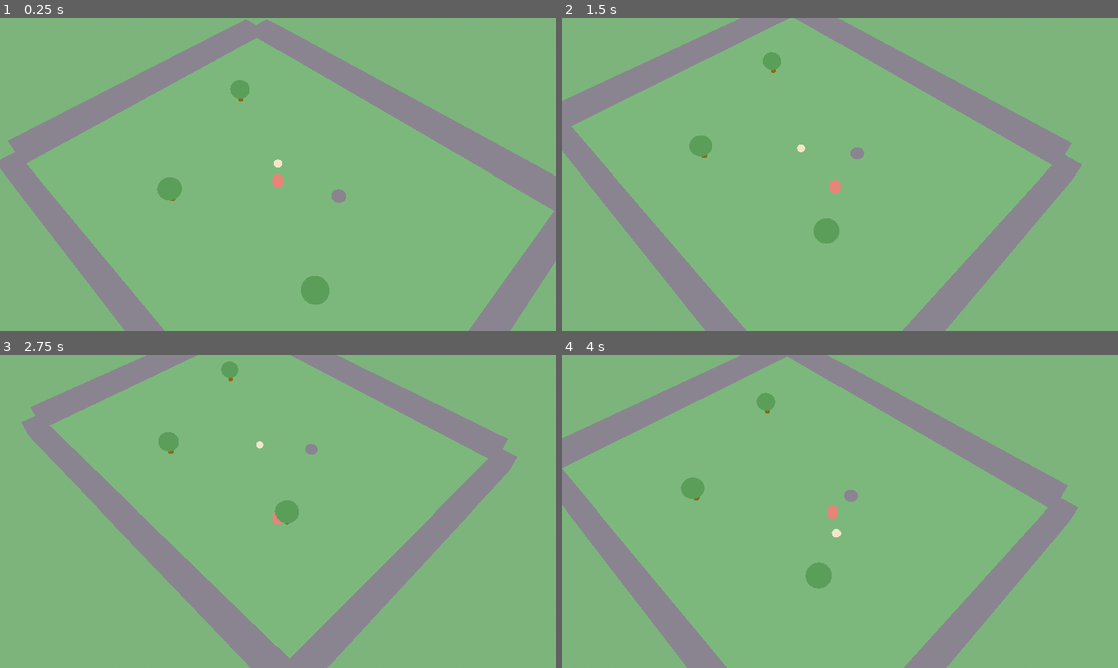
Above: before the commit, frames 1-4 (two rows, left to right).
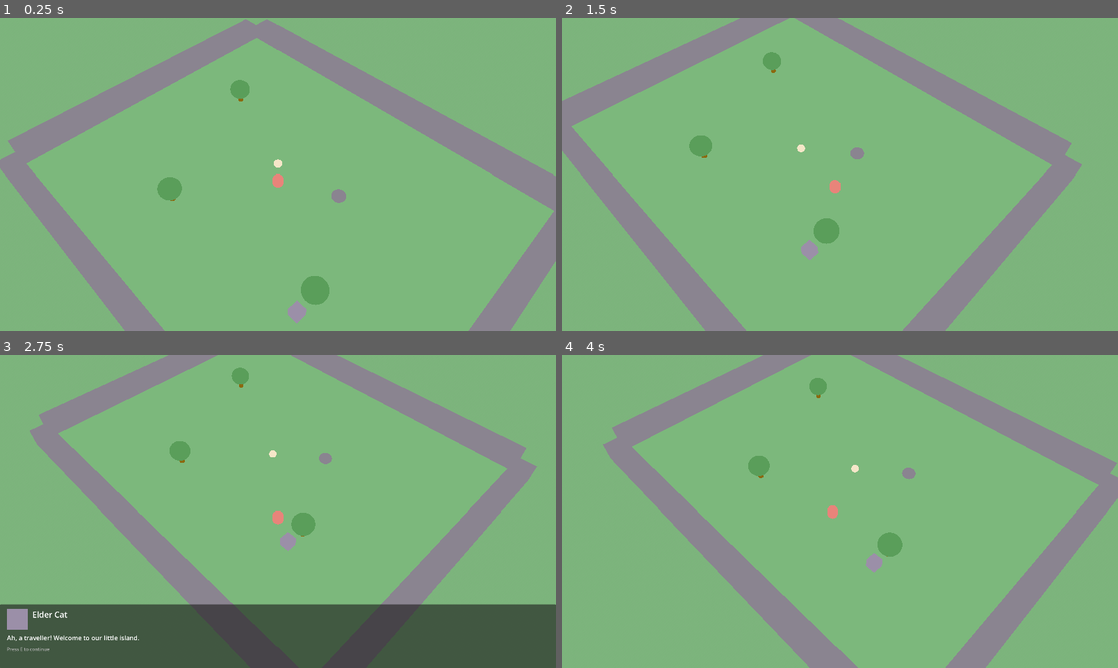
Above: after the commit, the same moments.

Repository: Ig0rFB/whiskerbound
Game: Godot game, scene res://scenes/main.tscn
The game is run twice, just before and just after one commit, with the same random seed, the same clock (stepped at 60 frames per second) and the same inputs.
Inputs:
- Up to frame 1 (0.25 s): no input
- Up to frame 2 (1.5 s): tap Enter at 0.5 s; hold D (move_right) 0.53-1.28 s; tap E (interact) at 0.6, 1.35 s; hold S (move_down) from 1.28 s (still down)
- Up to frame 3 (2.75 s): release S (move_down) at 2.03 s; hold D (move_right) from 2.03 s (still down); tap E (interact) at 2.1 s
- Up to frame 4 (4 s): tap E (interact) at 2.75, 2.85, 3.5, 3.6 s; release D (move_right) at 2.78 s; hold W (move_up) 2.78-3.53 s; hold A (move_left) from 3.53 s (still down)

The runs differ from the first frame. In frame 1, 0.2% of the frame differs, in the area x 51-56%, y 90-98%; in frame 2, 0.1%; in frame 3, 29%, in the area x 0-100%, y 0-100%; in frame 4, 28%.

Commit message:
M4: Elder Cat NPC interaction and dialogue UI.
Adds dialogue data, interact range checks, Elder Cat in village_green,
dialogue box with line advance/dismiss, interact prompt, and player facing.

Co-authored-by: Cursor <cursoragent@cursor.com>

Diff:
--- a/autoloads/game_state.gd
+++ b/autoloads/game_state.gd
@@ -15,5 +15,9 @@
 var collision_grid: CollisionGrid = null
 var pathfinder: AStarGrid2D = null
 var companion: Node3D = null
+var npcs: Array = []
 var show_collision_debug: bool = false
+var dialogue_npc: Node3D = null
+var dialogue_id: int = -1
+var dialogue_line: int = 0
 var quest_flags: Dictionary = {}
--- /dev/null
+++ b/core/dialogue_data.gd
@@ -0,0 +1,43 @@
+class_name DialogueData
+## Hardcoded dialogue lines for V1 (ported from 2D prototype dialogue.odin).
+
+const ELDER_CAT_LINES: Array[String] = [
+	"Ah, a traveller! Welcome to our little island.",
+	"My old bones remember when every corner had a cat napping in the sun.",
+	"Seek them out — they each have a story worth hearing.",
+]
+
+
+static func dialogue_id_for_npc(npc_id: String) -> int:
+	match npc_id:
+		"elder_cat":
+			return 0
+		_:
+			return -1
+
+
+static func speaker_name(dialogue_id: int) -> String:
+	match dialogue_id:
+		0:
+			return "Elder Cat"
+		_:
+			return "???"
+
+
+static func line_count(dialogue_id: int) -> int:
+	return lines_for_id(dialogue_id).size()
+
+
+static func get_line(dialogue_id: int, line_index: int) -> String:
+	var lines := lines_for_id(dialogue_id)
+	if line_index < 0 or line_index >= lines.size():
+		return ""
+	return lines[line_index]
+
+
+static func lines_for_id(dialogue_id: int) -> Array[String]:
+	match dialogue_id:
+		0:
+			return ELDER_CAT_LINES
+		_:
+			return []
--- /dev/null
+++ b/core/interaction.gd
@@ -0,0 +1,25 @@
+class_name InteractionLogic
+## NPC proximity queries — pure logic (ported from 2D prototype interaction.odin).
+
+const INTERACT_RADIUS := 1.5
+
+
+static func find_nearest_npc(player_feet: Vector2, npcs: Array) -> Node3D:
+	var best: Node3D = null
+	var radius_sq := INTERACT_RADIUS * INTERACT_RADIUS
+	var best_dist_sq := radius_sq + 1.0
+
+	for npc in npcs:
+		if npc == null or not is_instance_valid(npc):
+			continue
+		var npc_feet := Vector2(npc.global_position.x, npc.global_position.z)
+		var dist_sq := player_feet.distance_squared_to(npc_feet)
+		if dist_sq <= radius_sq and dist_sq < best_dist_sq:
+			best_dist_sq = dist_sq
+			best = npc
+
+	return best
+
+
+static func player_near_npc(player_feet: Vector2, npcs: Array) -> bool:
+	return find_nearest_npc(player_feet, npcs) != null
--- a/input/input_actions.gd
+++ b/input/input_actions.gd
@@ -3,6 +3,7 @@
 
 var move_vector: Vector2 = Vector2.ZERO
 var toggle_collision_debug_pressed: bool = false
+var interact_pressed: bool = false
 
 
 func poll() -> void:
@@ -18,3 +19,4 @@
 	move_vector = Movement.normalise_input(move_vector)
 
 	toggle_collision_debug_pressed = Input.is_action_just_pressed("toggle_collision_debug")
+	interact_pressed = Input.is_action_just_pressed("interact")
--- a/scenes/areas/village_green.gd
+++ b/scenes/areas/village_green.gd
@@ -22,6 +22,14 @@
 
 func get_collision_grid() -> CollisionGrid:
 	return _collision_grid
+
+
+func get_npcs() -> Array:
+	var result: Array = []
+	if has_node("NPCs"):
+		for child in $NPCs.get_children():
+			result.append(child)
+	return result
 
 
 func _build_collision_grid() -> CollisionGrid:
--- a/scenes/areas/village_green.tscn
+++ b/scenes/areas/village_green.tscn
@@ -1,6 +1,7 @@
-[gd_scene load_steps=4 format=3 uid="uid://d9villagegreen"]
+[gd_scene load_steps=5 format=3 uid="uid://d9villagegreen"]
 
 [ext_resource type="Script" path="res://scenes/areas/village_green.gd" id="1_area"]
+[ext_resource type="PackedScene" uid="uid://b4npc0000001" path="res://scenes/npc/npc.tscn" id="2_npc"]
 
 [sub_resource type="ProceduralSkyMaterial" id="ProceduralSkyMaterial_sky"]
 sky_top_color = Color(0.658824, 0.847059, 0.941176, 1)
@@ -36,3 +37,11 @@
 transform = Transform3D(1, 0, 0, 0, 1, 0, 0, 0, 1, 10, 0, 8)
 
 [node name="Decor" type="Node3D" parent="."]
+
+[node name="NPCs" type="Node3D" parent="."]
+
+[node name="ElderCat" parent="NPCs" instance=ExtResource("2_npc")]
+transform = Transform3D(1, 0, 0, 0, 1, 0, 0, 0, 1, 15, 0, 12)
+npc_id = "elder_cat"
+dialogue_id = 0
+display_name = "Elder Cat"
--- a/scenes/main.gd
+++ b/scenes/main.gd
@@ -75,6 +75,7 @@
 	GameState.current_area_id = area_id
 	GameState.player = _player
 	GameState.companion = _companion
+	GameState.npcs = _area.get_npcs()
 	Events.area_entered.emit(area_id)
 
 
@@ -96,3 +97,8 @@
 		_collision_debug = null
 	GameState.companion = null
 	GameState.pathfinder = null
+	GameState.npcs = []
+	GameState.dialogue_npc = null
+	GameState.dialogue_id = -1
+	GameState.dialogue_line = 0
+	GameState.mode = GameState.GameMode.GAMEPLAY
--- a/scenes/main.tscn
+++ b/scenes/main.tscn
@@ -1,8 +1,11 @@
-[gd_scene load_steps=2 format=3 uid="uid://a1mainscene01"]
+[gd_scene load_steps=3 format=3 uid="uid://a1mainscene01"]
 
 [ext_resource type="Script" path="res://scenes/main.gd" id="1_main"]
+[ext_resource type="PackedScene" uid="uid://e7gameui0001" path="res://ui/game_ui.tscn" id="2_ui"]
 
 [node name="Main" type="Node"]
 script = ExtResource("1_main")
 
 [node name="WorldRoot" type="Node3D" parent="."]
+
+[node name="GameUI" parent="." instance=ExtResource("2_ui")]
--- /dev/null
+++ b/scenes/npc/npc.gd
@@ -0,0 +1,20 @@
+extends Node3D
+## NPC marker in the world — interact to open dialogue (PROJECT.md §9.3).
+
+@export var npc_id: String = ""
+@export var dialogue_id: int = -1
+@export var display_name: String = "???"
+
+@onready var _visual: MeshInstance3D = $Visual
+
+
+func _ready() -> void:
+	add_to_group("npcs")
+	if dialogue_id < 0 and not npc_id.is_empty():
+		dialogue_id = DialogueData.dialogue_id_for_npc(npc_id)
+	if display_name == "???" and dialogue_id >= 0:
+		display_name = DialogueData.speaker_name(dialogue_id)
+
+
+func _process(_delta: float) -> void:
+	DepthSort.apply_to_mesh(_visual, 0.25, global_position.z)
--- /dev/null
+++ b/scenes/npc/npc.tscn
@@ -0,0 +1,18 @@
+[gd_scene load_steps=5 format=3 uid="uid://b4npc0000001"]
+
+[ext_resource type="Script" path="res://scenes/npc/npc.gd" id="1_npc"]
+
+[sub_resource type="BoxMesh" id="BoxMesh_body"]
+size = Vector3(0.5, 0.5, 0.5)
+
+[sub_resource type="StandardMaterial3D" id="StandardMaterial3D_npc"]
+shading_mode = 0
+albedo_color = Color(0.607843, 0.560784, 0.658824, 1)
+
+[node name="Npc" type="Node3D"]
+script = ExtResource("1_npc")
+
+[node name="Visual" type="MeshInstance3D" parent="."]
+transform = Transform3D(1, 0, 0, 0, 1, 0, 0, 0, 1, 0, 0.25, 0)
+mesh = SubResource("BoxMesh_body")
+surface_material_override/0 = SubResource("StandardMaterial3D_npc")
--- a/scenes/player/player.gd
+++ b/scenes/player/player.gd
@@ -25,3 +25,10 @@
 		_visual.rotation.y = GameTypes.yaw_from_facing(_facing)
 
 	DepthSort.apply_to_mesh(_visual, 0.35, global_position.z)
+
+
+func face_toward_world(target_feet: Vector2) -> void:
+	var feet := Vector2(global_position.x, global_position.z)
+	var direction := target_feet - feet
+	_facing = GameTypes.facing_from_vector(direction, _facing)
+	_visual.rotation.y = GameTypes.yaw_from_facing(_facing)
--- a/scenes/tools/smoke_test.gd
+++ b/scenes/tools/smoke_test.gd
@@ -7,6 +7,8 @@
 const GridPathfindingLogic := preload("res://core/pathfinding.gd")
 const CompanionLogicScript := preload("res://core/companion_logic.gd")
 const CompanionDataScript := preload("res://core/companion_data.gd")
+const DialogueDataScript := preload("res://core/dialogue_data.gd")
+const InteractionLogicScript := preload("res://core/interaction.gd")
 
 
 func _initialize() -> void:
@@ -54,6 +56,8 @@
 	_test_tree_cell_solid(grid)
 	_test_companion_path(game_state.pathfinder, grid)
 	await _test_companion_follow(game_state.pathfinder, grid)
+	_test_dialogue_data()
+	_test_elder_cat_npc(game_state)
 
 	print(
 		"SMOKE_OK: player at ",
@@ -138,3 +142,27 @@
 	if comp_feet.distance_to(player_feet) > follow_dist + 0.5:
 		push_error("Expected companion to finish within follow distance of player")
 		quit(1)
+
+
+func _test_dialogue_data() -> void:
+	if DialogueDataScript.line_count(0) != 3:
+		push_error("Expected Elder Cat dialogue to have 3 lines")
+		quit(1)
+	if DialogueDataScript.get_line(0, 0).is_empty():
+		push_error("Expected non-empty first Elder Cat line")
+		quit(1)
+
+
+func _test_elder_cat_npc(game_state: Node) -> void:
+	if game_state.npcs.is_empty():
+		push_error("Expected at least one NPC in village_green")
+		quit(1)
+
+	var player: CharacterBody3D = game_state.player
+	var elder = game_state.npcs[0]
+	var player_at_npc := Vector2(elder.global_position.x, elder.global_position.z)
+	player.global_position = Vector3(player_at_npc.x, 0.0, player_at_npc.y)
+
+	if InteractionLogicScript.find_nearest_npc(player_at_npc, game_state.npcs) == null:
+		push_error("Expected Elder Cat in interact range when player stands on same tile")
+		quit(1)
--- /dev/null
+++ b/ui/dialogue_box.gd
@@ -0,0 +1,23 @@
+extends Control
+## Dialogue panel — speaker, portrait placeholder, line text.
+
+@onready var _speaker_label: Label = $Panel/Margin/VBox/Header/SpeakerLabel
+@onready var _portrait: ColorRect = $Panel/Margin/VBox/Header/Portrait
+@onready var _line_label: Label = $Panel/Margin/VBox/LineLabel
+@onready var _hint_label: Label = $Panel/Margin/VBox/HintLabel
+
+
+func _ready() -> void:
+	visible = false
+	_portrait.color = Color("#9B8FA8")
+
+
+func show_dialogue(speaker: String, line_text: String, is_last_line: bool) -> void:
+	visible = true
+	_speaker_label.text = speaker
+	_line_label.text = line_text
+	_hint_label.text = "Press E to continue" if not is_last_line else "Press E to close"
+
+
+func hide_dialogue() -> void:
+	visible = false
--- /dev/null
+++ b/ui/dialogue_box.tscn
@@ -0,0 +1,60 @@
+[gd_scene load_steps=2 format=3 uid="uid://c5dialoguebox1"]
+
+[ext_resource type="Script" path="res://ui/dialogue_box.gd" id="1_dialogue"]
+
+[node name="DialogueBox" type="Control"]
+layout_mode = 3
+anchors_preset = 15
+anchor_right = 1.0
+anchor_bottom = 1.0
+grow_horizontal = 2
+grow_vertical = 2
+mouse_filter = 2
+script = ExtResource("1_dialogue")
+
+[node name="Panel" type="PanelContainer" parent="."]
+layout_mode = 1
+anchors_preset = 12
+anchor_top = 1.0
+anchor_right = 1.0
+anchor_bottom = 1.0
+offset_top = -220.0
+grow_horizontal = 2
+grow_vertical = 0
+
+[node name="Margin" type="MarginContainer" parent="Panel"]
+layout_mode = 2
+theme_override_constants/margin_left = 24
+theme_override_constants/margin_top = 16
+theme_override_constants/margin_right = 24
+theme_override_constants/margin_bottom = 16
+
+[node name="VBox" type="VBoxContainer" parent="Panel/Margin"]
+layout_mode = 2
+theme_override_constants/separation = 12
+
+[node name="Header" type="HBoxContainer" parent="Panel/Margin/VBox"]
+layout_mode = 2
+theme_override_constants/separation = 16
+
+[node name="Portrait" type="ColorRect" parent="Panel/Margin/VBox/Header"]
+custom_minimum_size = Vector2(72, 72)
+layout_mode = 2
+
+[node name="SpeakerLabel" type="Label" parent="Panel/Margin/VBox/Header"]
+layout_mode = 2
+size_flags_vertical = 1
+theme_override_font_sizes/font_size = 28
+text = "Speaker"
+
+[node name="LineLabel" type="Label" parent="Panel/Margin/VBox"]
+layout_mode = 2
+theme_override_font_sizes/font_size = 22
+autowrap_mode = 3
+text = "Dialogue line goes here."
+
+[node name="HintLabel" type="Label" parent="Panel/Margin/VBox"]
+layout_mode = 2
+theme_override_colors/font_color = Color(0.7, 0.7, 0.7, 1)
+theme_override_font_sizes/font_size = 16
+text = "Press E to continue"
--- /dev/null
+++ b/ui/game_ui.gd
@@ -0,0 +1,87 @@
+extends CanvasLayer
+## Gameplay and dialogue UI orchestration (PROJECT.md §12).
+
+@onready var _dialogue_box: Control = $DialogueBox
+@onready var _interact_prompt: Control = $InteractPrompt
+
+
+func _physics_process(_delta: float) -> void:
+	match GameState.mode:
+		GameState.GameMode.GAMEPLAY:
+			_update_interact_prompt()
+			if InputActions.interact_pressed:
+				_try_begin_dialogue()
+		GameState.GameMode.DIALOGUE:
+			_interact_prompt.set_show_prompt(false)
+			if InputActions.interact_pressed:
+				_advance_dialogue()
+
+
+func _update_interact_prompt() -> void:
+	var player: CharacterBody3D = GameState.player
+	if player == null:
+		_interact_prompt.set_show_prompt(false)
+		return
+	var feet := Vector2(player.global_position.x, player.global_position.z)
+	var near := InteractionLogic.player_near_npc(feet, GameState.npcs)
+	_interact_prompt.set_show_prompt(near)
+
+
+func _try_begin_dialogue() -> void:
+	var player: CharacterBody3D = GameState.player
+	if player == null:
+		return
+	var feet := Vector2(player.global_position.x, player.global_position.z)
+	var npc: Node3D = InteractionLogic.find_nearest_npc(feet, GameState.npcs)
+	if npc == null:
+		return
+	_begin_dialogue(npc)
+
+
+func _begin_dialogue(npc: Node3D) -> void:
+	var dialogue_id: int = npc.dialogue_id
+	if dialogue_id < 0 or DialogueData.line_count(dialogue_id) == 0:
+		return
+
+	GameState.mode = GameState.GameMode.DIALOGUE
+	GameState.dialogue_npc = npc
+	GameState.dialogue_id = dialogue_id
+	GameState.dialogue_line = 0
+
+	if GameState.player != null and GameState.player.has_method("face_toward_world"):
+		GameState.player.face_toward_world(
+			Vector2(npc.global_position.x, npc.global_position.z),
+		)
+
+	Events.dialogue_started.emit(dialogue_id)
+	_show_current_line()
+
+
+func _advance_dialogue() -> void:
+	var dialogue_id: int = GameState.dialogue_id
+	var next_line: int = GameState.dialogue_line + 1
+	if next_line >= DialogueData.line_count(dialogue_id):
+		_end_dialogue()
+		return
+	GameState.dialogue_line = next_line
+	_show_current_line()
+
+
+func _show_current_line() -> void:
+	var dialogue_id: int = GameState.dialogue_id
+	var line_index: int = GameState.dialogue_line
+	var speaker := DialogueData.speaker_name(dialogue_id)
+	if GameState.dialogue_npc != null:
+		speaker = GameState.dialogue_npc.display_name
+	var line_text := DialogueData.get_line(dialogue_id, line_index)
+	var is_last := line_index >= DialogueData.line_count(dialogue_id) - 1
+	_dialogue_box.show_dialogue(speaker, line_text, is_last)
+
+
+func _end_dialogue() -> void:
+	GameState.mode = GameState.GameMode.GAMEPLAY
+	GameState.dialogue_npc = null
+	GameState.dialogue_id = -1
+	GameState.dialogue_line = 0
+	_dialogue_box.hide_dialogue()
+	Events.dialogue_ended.emit()
--- /dev/null
+++ b/ui/game_ui.tscn
@@ -0,0 +1,12 @@
+[gd_scene load_steps=4 format=3 uid="uid://e7gameui0001"]
+
+[ext_resource type="Script" path="res://ui/game_ui.gd" id="1_ui"]
+[ext_resource type="PackedScene" uid="uid://c5dialoguebox1" path="res://ui/dialogue_box.tscn" id="2_dialogue"]
+[ext_resource type="PackedScene" uid="uid://d6interactprompt" path="res://ui/interact_prompt.tscn" id="3_prompt"]
+
+[node name="GameUI" type="CanvasLayer"]
+script = ExtResource("1_ui")
+
+[node name="DialogueBox" parent="." instance=ExtResource("2_dialogue")]
+
+[node name="InteractPrompt" parent="." instance=ExtResource("3_prompt")]
--- /dev/null
+++ b/ui/interact_prompt.gd
@@ -0,0 +1,10 @@
+extends Control
+## "Press E" prompt when an NPC is in range.
+
+
+func _ready() -> void:
+	visible = false
+
+
+func set_show_prompt(show_it: bool) -> void:
+	visible = show_it
--- /dev/null
+++ b/ui/interact_prompt.tscn
@@ -0,0 +1,31 @@
+[gd_scene load_steps=2 format=3 uid="uid://d6interactprompt"]
+
+[ext_resource type="Script" path="res://ui/interact_prompt.gd" id="1_prompt"]
+
+[node name="InteractPrompt" type="Control"]
+layout_mode = 3
+anchors_preset = 7
+anchor_left = 0.5
+anchor_top = 1.0
+anchor_right = 0.5
+anchor_bottom = 1.0
+offset_left = -120.0
+offset_top = -280.0
+offset_right = 120.0
+offset_bottom = -240.0
+grow_horizontal = 2
+grow_vertical = 0
+mouse_filter = 2
+script = ExtResource("1_prompt")
+
+[node name="Label" type="Label" parent="."]
+layout_mode = 1
+anchors_preset = 15
+anchor_right = 1.0
+anchor_bottom = 1.0
+grow_horizontal = 2
+grow_vertical = 2
+theme_override_font_sizes/font_size = 18
+text = "Press E to talk"
+horizontal_alignment = 1
+vertical_alignment = 1
Not shown, added: core/dialogue_data.gd.uid
Not shown, added: core/interaction.gd.uid
Not shown, added: scenes/npc/npc.gd.uid
Not shown, added: ui/dialogue_box.gd.uid
Not shown, added: ui/game_ui.gd.uid
Not shown, added: ui/interact_prompt.gd.uid
Not shown, changed: AGENTS.md
Not shown, changed: PROJECT.md
